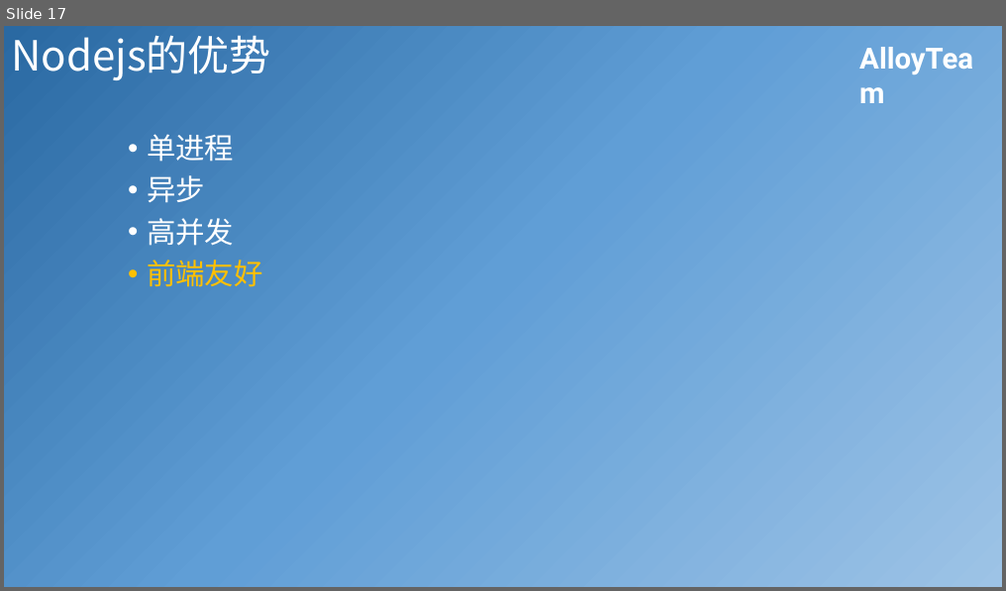
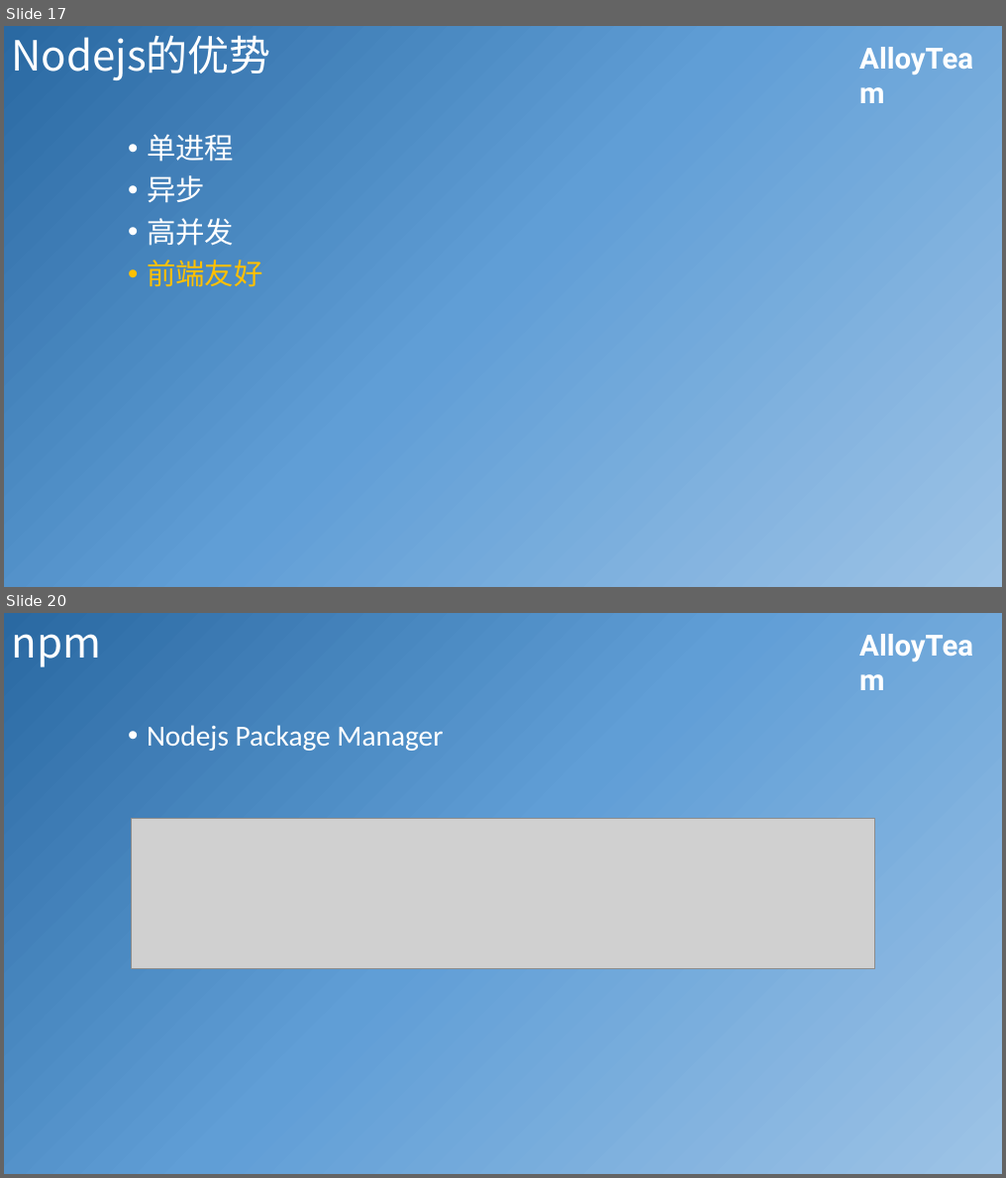
Before and after one commit to JiangJie/ppt, a slide deck: 2015-06/Nodejs基础分享.pptx. Shown one above the other, each under a label of ours: slide 17 before the commit, slides 17 and 20 after it; the slides between them are not shown. The pictures are 1006x591 and 1006x1178 pixels, drawn with LibreOffice and Linux fonts; fonts in the diff are those of the drawing; grey boxes stand for pictures; background and template pictures are left out. Boxes give left, top, right and bottom in pixels: in the first picture for what was removed or moved away, otherwise in the second. Text is boxed around its words. In the diff, an @@ line names an element or a change of style, - is before the commit and + after.

```diff
--- a/2015-06/Nodejs基础分享.pptx
+++ b/2015-06/Nodejs基础分享.pptx
@@ slide 20 added at (4, 613, 1002, 1174), background gradient #2A69A2 to #609ED6 to #9DC3E6; not listed: 1 template element that a slide beside it also shows @@
@@ title added at (12, 634, 101, 667), 40 pt, text #FFFFFF @@
+npm
@@ text added at (147, 725, 443, 751), 28 pt, text #FFFFFF @@
+• Nodejs Package Manager
@@ picture added at (132, 818, 874, 968) @@
```
Also in this commit, not shown: 5 slides changed, 3 other slides added.
